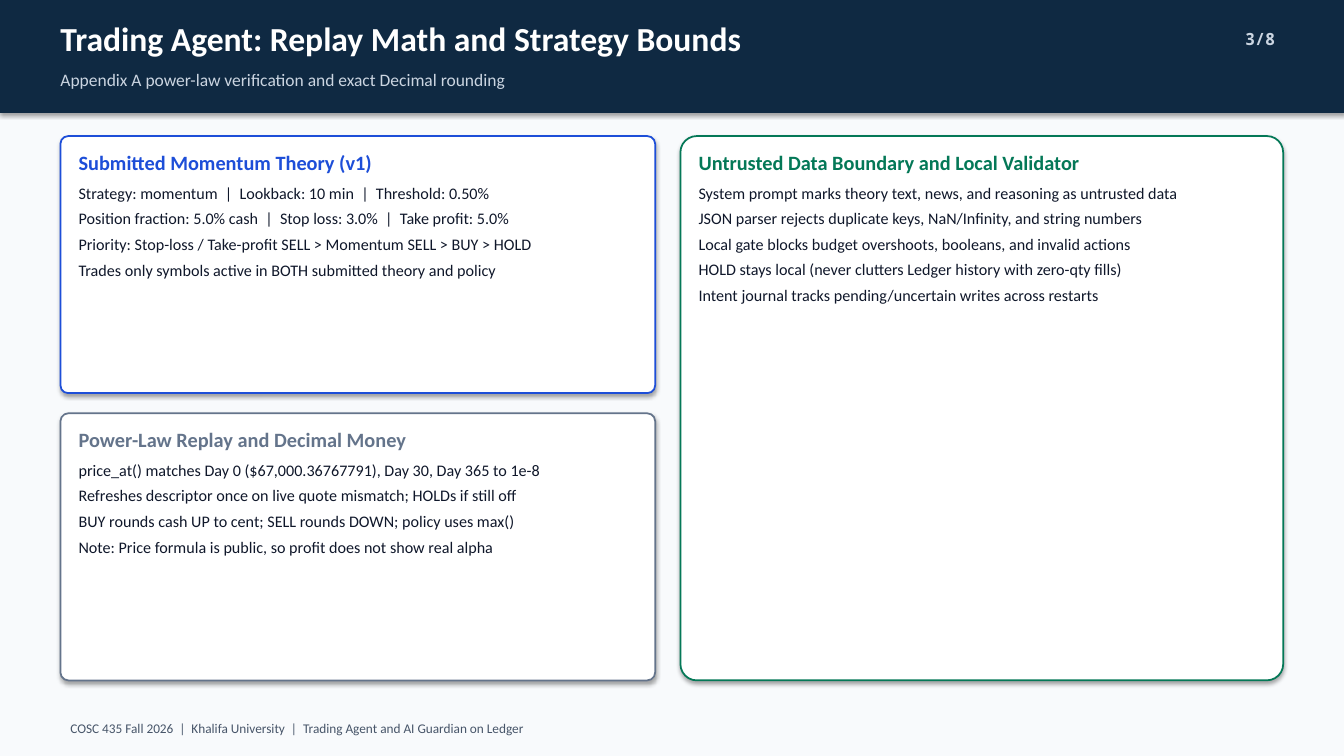
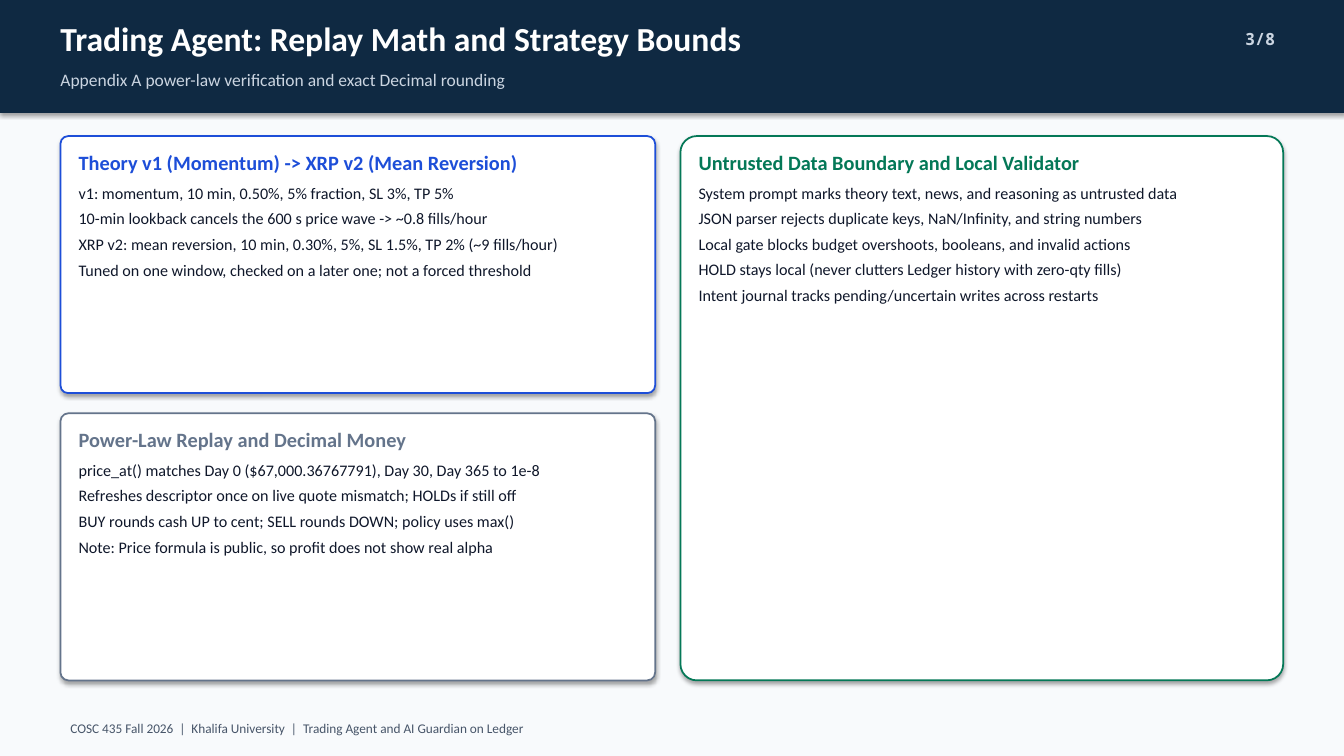
Before and after one commit to HaLTic/Ai_Security_Ledger_Project, a slide deck: slide 3 of slides/COSC435_Ledger_Guardian_Demo.pptx. Drawn at 1344x756 pixels with LibreOffice and Linux fonts; fonts in the diff are those of the drawing. Boxes give left, top, right and bottom in pixels: in the first picture for what was removed or moved away, otherwise in the second. Text is boxed around its words. In the diff, an @@ line names an element or a change of style, - is before the commit and + after.

```diff
--- a/slides/COSC435_Ledger_Guardian_Demo.pptx
+++ b/slides/COSC435_Ledger_Guardian_Demo.pptx
@@ text at <box>79,155,557,278</box>: text changed @@
-Submitted Momentum Theory (v1)
-Strategy: momentum | Lookback: 10 min | Threshold: 0.50%
-Position fraction: 5.0% cash | Stop loss: 3.0% | Take profit: 5.0%
-Priority: Stop-loss / Take-profit SELL > Momentum SELL > BUY > HOLD
-Trades only symbols active in BOTH submitted theory and policy
+Theory v1 (Momentum) -> XRP v2 (Mean Reversion)
+v1: momentum, 10 min, 0.50%, 5% fraction, SL 3%, TP 5%
+10-min lookback cancels the 600 s price wave -> ~0.8 fills/hour
+XRP v2: mean reversion, 10 min, 0.30%, 5%, SL 1.5%, TP 2% (~9 fills/hour)
+Tuned on one window, checked on a later one; not a forced threshold
```
Also in this commit, not shown: 7 other slides changed, 1 slide added, 4 other files.
